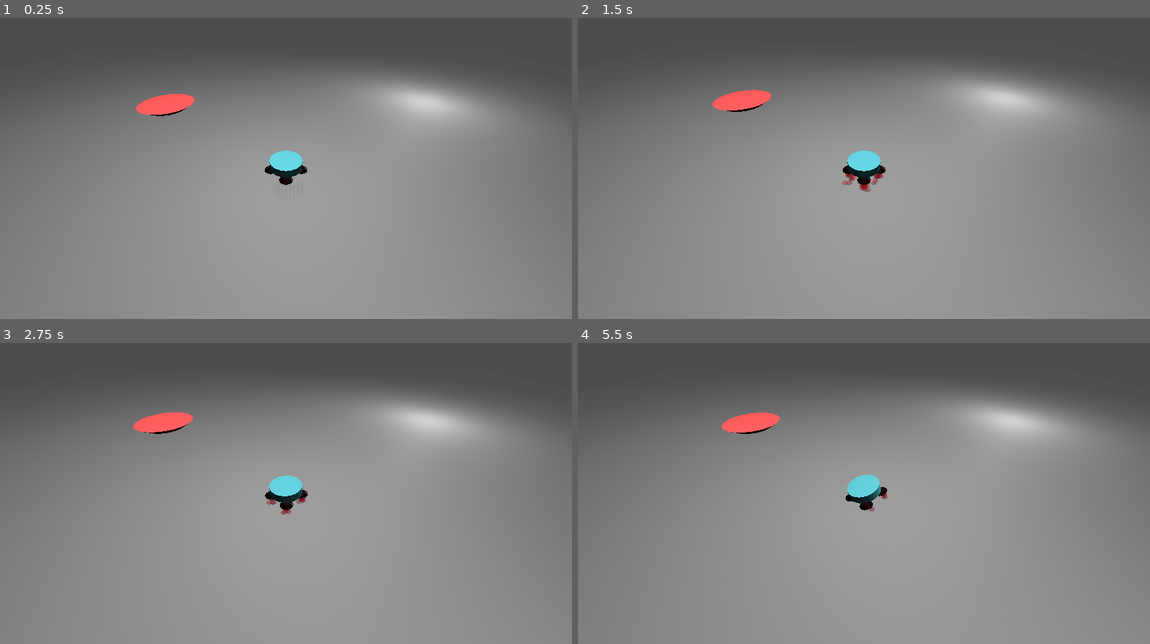
Above: before the commit, frames 1-4 (two rows, left to right).
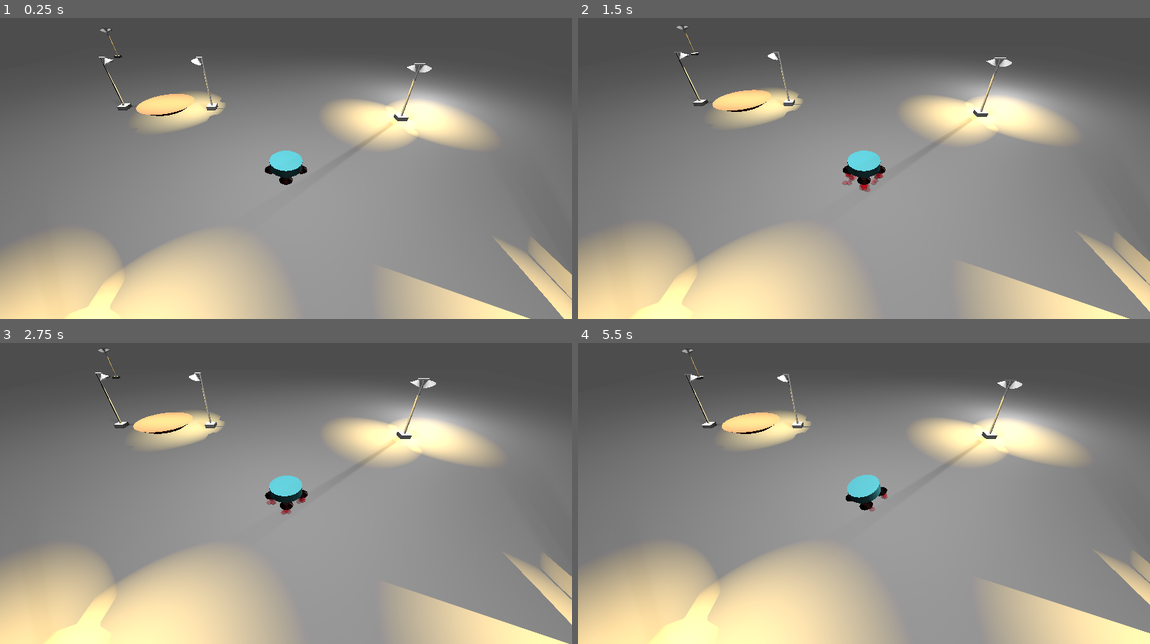
Above: after the commit, the same moments.

Repository: astnohk/LunarMouse3D
Game: Godot game, scene res://node_3d.tscn
The game is run twice, just before and just after one commit, with the same random seed, the same clock (stepped at 60 frames per second) and the same inputs.
Inputs (mouse positions are in pixels of both pictures, inside the frame that each line leads up to):
- Up to frame 1 (0.25 s): no input
- Up to frame 2 (1.5 s): move the mouse to (989, 141) at 0.52 s; press the mouse at (989, 141) at 0.53 s; move the mouse to (749, 174) at 1.27 s; release the mouse at (749, 174) at 1.28 s; click (749, 174) at 1.35 s
- Up to frame 3 (2.75 s): move the mouse to (343, 412) at 2.02 s; press the mouse at (343, 412) at 2.03 s
- Up to frame 4 (5.5 s): move the mouse to (835, 547) at 2.77 s; release the mouse at (835, 547) at 2.78 s; click (835, 547) at 2.85 s; move the mouse to (1035, 532) at 3.52 s; press the mouse at (1035, 532) at 3.53 s; move the mouse to (692, 436) at 4.27 s; release the mouse at (692, 436) at 4.28 s; click (692, 436) at 4.35 s; move the mouse to (892, 484) at 5.02 s; press the mouse at (892, 484) at 5.03 s

The runs differ from the first frame. In frame 1, 20% of the frame differs, in the area x 0-100%, y 3-100%; in frame 2, 22%; in frame 3, 22%; in frame 4, 24%, in the area x 0-100%, y 1-100%.

Commit message:
Add LightStands

Diff:
--- /dev/null
+++ b/Blender/LightStand001.tscn
@@ -0,0 +1,53 @@
+[gd_scene load_steps=6 format=3 uid="uid://dgcv15ppsv2bp"]
+
+[ext_resource type="PackedScene" uid="uid://8o55040y6iop" path="res://Blender/LightStand001.glb" id="1_apgfw"]
+
+[sub_resource type="PhysicsMaterial" id="PhysicsMaterial_rpin8"]
+
+[sub_resource type="BoxShape3D" id="BoxShape3D_y7d7f"]
+size = Vector3(0.5, 0.2, 0.5)
+
+[sub_resource type="CylinderShape3D" id="CylinderShape3D_u8g6e"]
+height = 2.5
+radius = 0.05
+
+[sub_resource type="CapsuleShape3D" id="CapsuleShape3D_klka5"]
+radius = 0.23
+height = 1.0
+
+[node name="LightStand001" type="Node3D"]
+
+[node name="RigidBody3D" type="RigidBody3D" parent="."]
+physics_material_override = SubResource("PhysicsMaterial_rpin8")
+
+[node name="LightStand001" parent="RigidBody3D" instance=ExtResource("1_apgfw")]
+
+[node name="CollisionShape3D" type="CollisionShape3D" parent="RigidBody3D"]
+transform = Transform3D(1, 0, 0, 0, 1, 0, 0, 0, 1, 0, 0.100252, 0)
+shape = SubResource("BoxShape3D_y7d7f")
+
+[node name="CollisionShape3D2" type="CollisionShape3D" parent="RigidBody3D"]
+transform = Transform3D(1, 0, 0, 0, 1, 0, 0, 0, 1, 0, 1.47937, 0)
+shape = SubResource("CylinderShape3D_u8g6e")
+
+[node name="CollisionShape3D3" type="CollisionShape3D" parent="RigidBody3D"]
+transform = Transform3D(-4.37114e-08, -1, 0, 1, -4.37114e-08, 0, 0, 0, 1, 0, 2.49786, 0)
+shape = SubResource("CapsuleShape3D_klka5")
+
+[node name="SpotLight3D" type="SpotLight3D" parent="RigidBody3D"]
+transform = Transform3D(0.906308, -4.09542e-09, 0.422618, -0.422618, -1.84732e-08, 0.906308, 4.09542e-09, -1, -1.84732e-08, -0.246215, 2.62281, 0)
+light_color = Color(1, 0.772549, 0.321569, 1)
+light_energy = 4.0
+light_indirect_energy = 2.0
+shadow_enabled = true
+distance_fade_begin = 3.0
+distance_fade_shadow = 10.0
+
+[node name="SpotLight3D2" type="SpotLight3D" parent="RigidBody3D"]
+transform = Transform3D(0.906308, -4.09542e-09, -0.422618, 0.422618, 1.84732e-08, 0.906308, 4.09542e-09, -1, 1.84732e-08, 0.244844, 2.62281, 0)
+light_color = Color(1, 0.772549, 0.321569, 1)
+light_energy = 4.0
+light_indirect_energy = 2.0
+shadow_enabled = true
+distance_fade_begin = 3.0
+distance_fade_shadow = 10.0
--- /dev/null
+++ b/Blender/LightStand002.tscn
@@ -0,0 +1,41 @@
+[gd_scene load_steps=6 format=3 uid="uid://cen0t24ciso2"]
+
+[ext_resource type="PackedScene" uid="uid://dvu3ilqmaho4i" path="res://Blender/LightStand002.glb" id="1_ixyqc"]
+
+[sub_resource type="PhysicsMaterial" id="PhysicsMaterial_qb0re"]
+
+[sub_resource type="BoxShape3D" id="BoxShape3D_gep4w"]
+size = Vector3(0.5, 0.2, 0.5)
+
+[sub_resource type="CylinderShape3D" id="CylinderShape3D_hjute"]
+height = 2.5
+radius = 0.05
+
+[sub_resource type="SphereShape3D" id="SphereShape3D_0gwli"]
+radius = 0.2
+
+[node name="LightStand002" type="Node3D"]
+
+[node name="RigidBody3D" type="RigidBody3D" parent="."]
+physics_material_override = SubResource("PhysicsMaterial_qb0re")
+
+[node name="LightStand002" parent="RigidBody3D" instance=ExtResource("1_ixyqc")]
+
+[node name="CollisionShape3D" type="CollisionShape3D" parent="RigidBody3D"]
+transform = Transform3D(1, 0, 0, 0, 1, 0, 0, 0, 1, 0, 0.0995118, 0)
+shape = SubResource("BoxShape3D_gep4w")
+
+[node name="CollisionShape3D2" type="CollisionShape3D" parent="RigidBody3D"]
+transform = Transform3D(1, 0, 0, 0, 1, 0, 0, 0, 1, 0, 1.4792, 0)
+shape = SubResource("CylinderShape3D_hjute")
+
+[node name="CollisionShape3D3" type="CollisionShape3D" parent="RigidBody3D"]
+transform = Transform3D(0.906308, -0.422618, 0, 0.422618, 0.906308, 0, 0, 0, 1, 0.331521, 2.45959, 0)
+shape = SubResource("SphereShape3D_0gwli")
+
+[node name="SpotLight3D" type="SpotLight3D" parent="RigidBody3D"]
+transform = Transform3D(0.906308, 4.09542e-09, -0.422618, 0.422618, -1.84732e-08, 0.906308, -4.09542e-09, -1, -1.84732e-08, 0.245086, 2.63652, 0)
+light_color = Color(1, 0.839216, 0.4, 1)
+light_energy = 4.0
+light_indirect_energy = 2.0
+shadow_enabled = true
--- a/node_3d.tscn
+++ b/node_3d.tscn
@@ -6,6 +6,8 @@
 [ext_resource type="Material" uid="uid://lqjkdlqshl5l" path="res://M_RocketBody.tres" id="3_cnk54"]
 [ext_resource type="Material" uid="uid://b84co07v4brp1" path="res://M_RocketBooster.tres" id="4_4wu17"]
 [ext_resource type="SphereMesh" uid="uid://den74hg54dxup" path="res://SM_RocketGas.tres" id="5_3ub18"]
+[ext_resource type="PackedScene" uid="uid://dgcv15ppsv2bp" path="res://Blender/LightStand001.tscn" id="7_lovlf"]
+[ext_resource type="PackedScene" uid="uid://cen0t24ciso2" path="res://Blender/LightStand002.tscn" id="8_d6bh6"]
 
 [sub_resource type="PhysicsMaterial" id="PhysicsMaterial_dlljf"]
 friction = 0.75
@@ -278,6 +280,27 @@
 shadow_enabled = true
 omni_range = 94.638
 omni_attenuation = 1.7411
+
+[node name="LightStand001_001" parent="." instance=ExtResource("7_lovlf")]
+transform = Transform3D(1, 0, 0, 0, 1, 0, 0, 0, 1, 6, 0, 4.09194)
+
+[node name="LightStand001_002" parent="." instance=ExtResource("7_lovlf")]
+transform = Transform3D(1, 0, 0, 0, 1, 0, 0, 0, 1, 6, 0, -5)
+
+[node name="LightStand001_003" parent="." instance=ExtResource("7_lovlf")]
+transform = Transform3D(1, 0, 0, 0, 1, 0, 0, 0, 1, -18.0447, 9.53674e-07, -19.5065)
+
+[node name="LightStand001_004" parent="." instance=ExtResource("7_lovlf")]
+transform = Transform3D(1, 0, 0, 0, 1, 0, 0, 0, 1, -13.5174, 0, 4.43166)
+
+[node name="LightStand001_005" parent="." instance=ExtResource("7_lovlf")]
+transform = Transform3D(1, 0, 0, 0, 1, 0, 0, 0, 1, -3.82742, 0, 4.43166)
+
+[node name="LightStand002_001" parent="." instance=ExtResource("8_d6bh6")]
+transform = Transform3D(1, 0, 0, 0, 1, 0, 0, 0, 1, -9.26448, 0, -6.36412)
+
+[node name="LightStand002_002" parent="." instance=ExtResource("8_d6bh6")]
+transform = Transform3D(-1, 0, -8.74228e-08, 0, 1, 0, 8.74228e-08, 0, -1, -4.23447, 0, -6.36412)
 
 [node name="Panel" type="Panel" parent="."]
 visible = false
Not shown, added: Blender/LightStand001.blend.import
Binary file added: Blender/LightStand001.glb
Not shown, added: Blender/LightStand001.glb.import
Not shown, added: Blender/LightStand002.blend.import
Binary file added: Blender/LightStand002.glb
Not shown, added: Blender/LightStand002.glb.import
Not shown: 1 places in node_3d.tscn that only renumber resources
Not shown, added: Blender/LightStand001.blend
Not shown, added: Blender/LightStand002.blend
Not shown, added: Blender/LightStand002.blend1
